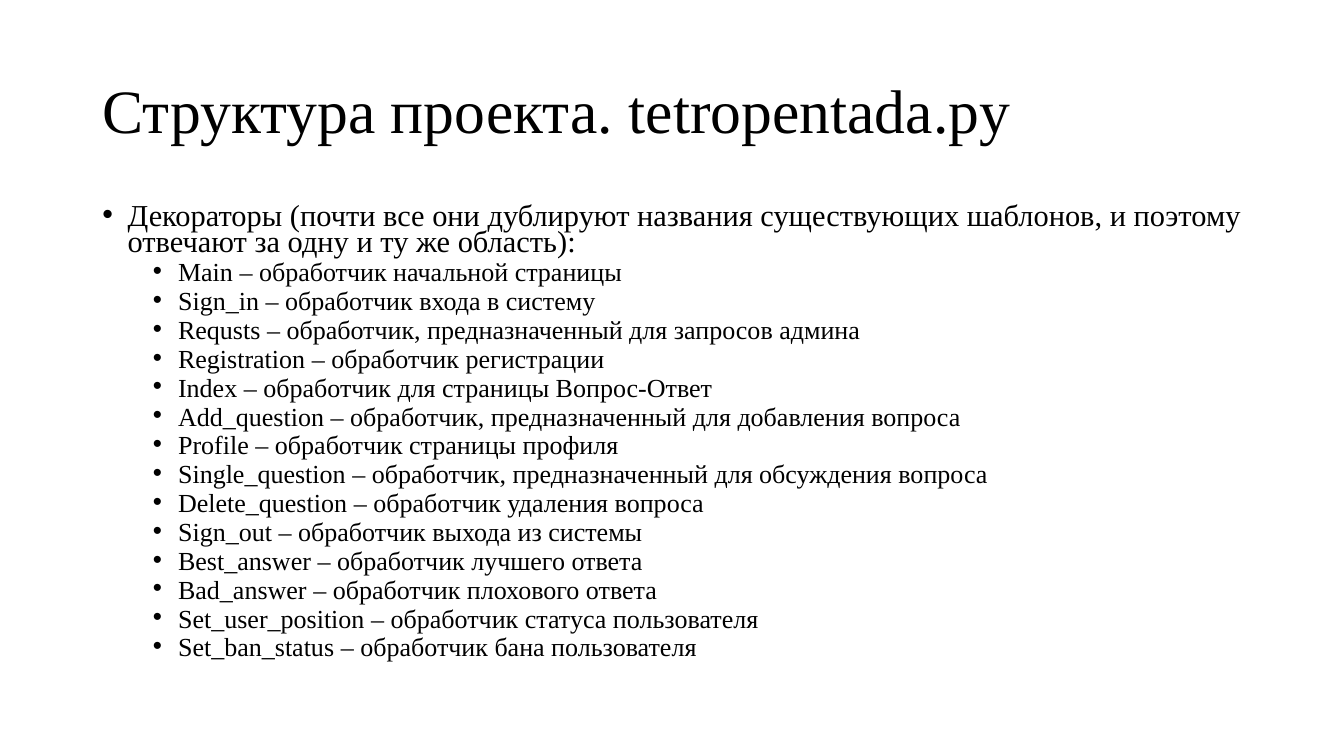
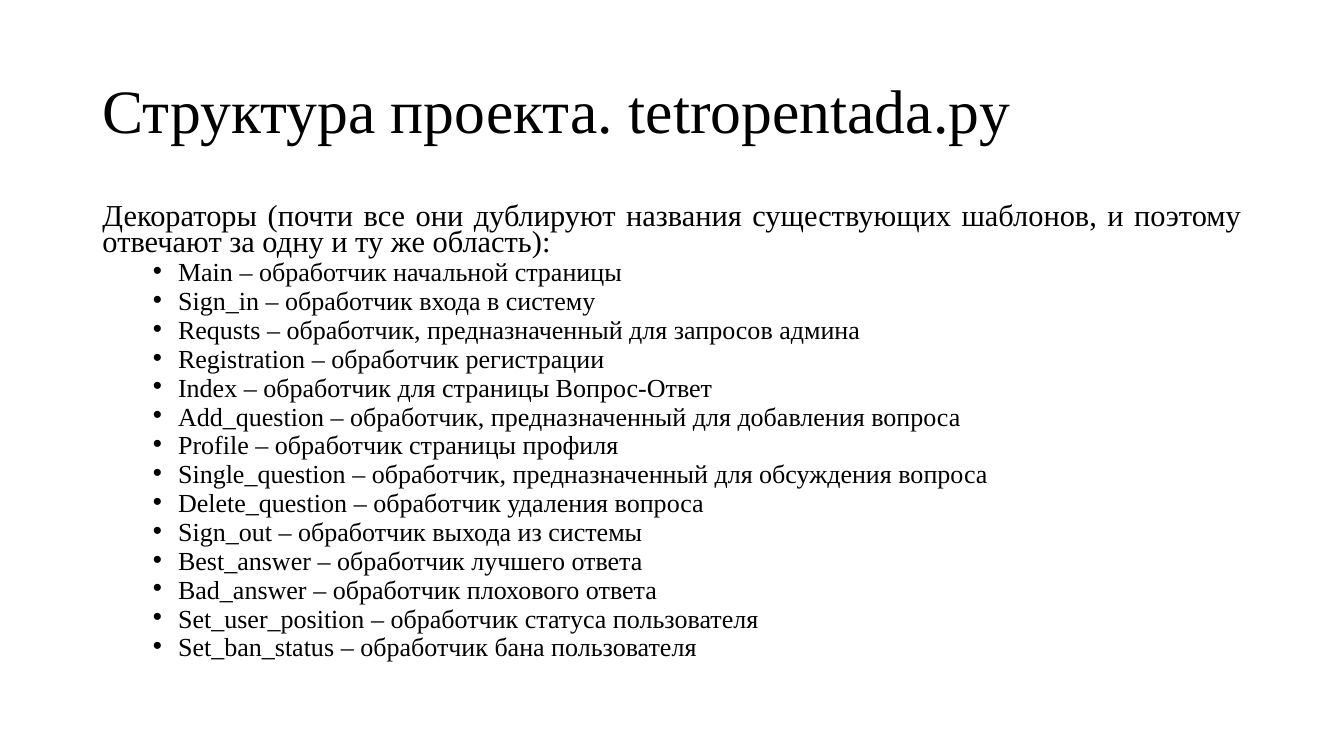
Before and after one commit to CicadaInc/tetropentada, a slide deck: slide 7 of Tetropentada.pptx. Drawn at 1344x756 pixels with LibreOffice and Linux fonts; fonts in the diff are those of the drawing. Boxes give left, top, right and bottom in pixels: in the first picture for what was removed or moved away, otherwise in the second. Text is boxed around its words. In the diff, an @@ line names an element or a change of style, - is before the commit and + after.

```diff
--- a/Tetropentada.pptx
+++ b/Tetropentada.pptx
@@ text "Декораторы (почти все они дублируют ..." at box(102, 204, 1241, 662): alignment left to justified; bullet • to none @@
```
Also in this commit, not shown: 4 other slides changed, 1 slide added, 5 other files.
